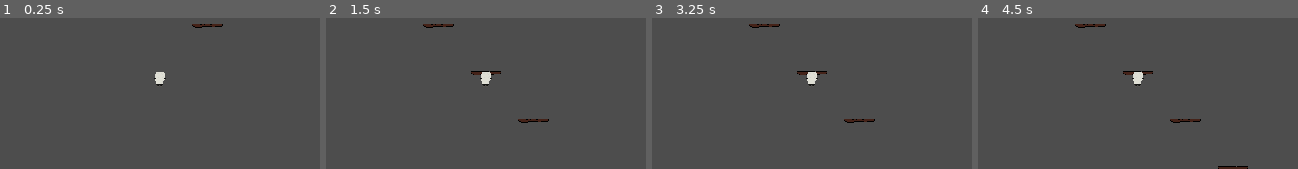
Above: before the commit, frames 1-4 (left to right).
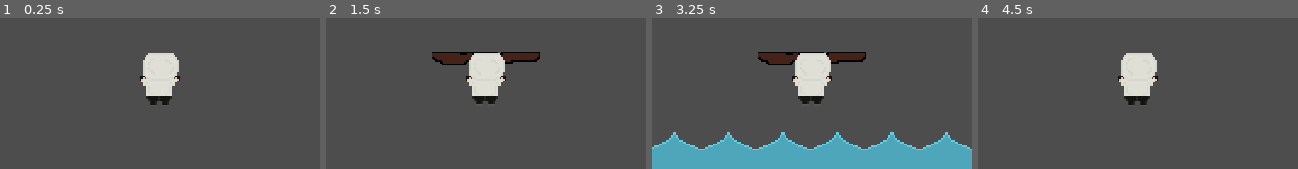
Above: after the commit, the same moments.

Repository: ficho-here/summit
Game: Godot game, scene res://scenes/main.tscn
The game is run twice, just before and just after one commit, with the same random seed, the same clock (stepped at 60 frames per second) and the same inputs.
Inputs (mouse positions are in pixels of both pictures, inside the frame that each line leads up to):
- Up to frame 1 (0.25 s): no input
- Up to frame 2 (1.5 s): tap Enter at 0.5, 0.6 s; move the mouse to (556, 69) at 0.52 s; hold D (right) 0.53-1.28 s; click (556, 69) at 0.67 s; tap Space at 1.25 s; move the mouse to (422, 87) at 1.27 s; hold A (left) from 1.28 s (still down); tap F at 1.35 s
- Up to frame 3 (3.25 s): tap Enter at 2, 2.1 s; move the mouse to (844, 39) at 2.02 s; release A (left) at 2.03 s; hold D (right) from 2.03 s (still down); tap Space at 2.75 s; move the mouse to (796, 114) at 2.77 s; tap F at 2.85 s; click (796, 114) at 2.92 s
- Up to frame 4 (4.5 s): move the mouse to (1234, 105) at 3.52 s; release D (right) at 3.53 s; hold A (left) from 3.53 s (still down); tap Enter at 3.6, 4.25 s; move the mouse to (1042, 52) at 4.27 s; tap F at 4.35 s

The runs differ from the first frame. In frame 1, 3.2% of the frame differs, in the area x 43-70%, y 3-58%; in frame 2, 5.2%; in frame 3, 23%, in the area x 0-100%, y 3-100%; in frame 4, 3.6%.

Commit message:
Added water rising + kill on touch + start when first jump

Diff:
--- a/scenes/main.tscn
+++ b/scenes/main.tscn
@@ -1,11 +1,15 @@
-[gd_scene load_steps=4 format=3 uid="uid://dk8ui4i4icyj3"]
+[gd_scene load_steps=5 format=3 uid="uid://dk8ui4i4icyj3"]
 
 [ext_resource type="PackedScene" uid="uid://dqedyeuhvvkrp" path="res://scenes/player.tscn" id="1_o5qli"]
 [ext_resource type="Script" uid="uid://dmnkmv51yrdma" path="res://scripts/main.gd" id="1_sugp2"]
+[ext_resource type="PackedScene" uid="uid://chb2x0bwly64h" path="res://scenes/water.tscn" id="2_jyhfs"]
 [ext_resource type="PackedScene" uid="uid://dd2k7nfu0eul2" path="res://scenes/ledge.tscn" id="3_sugp2"]
 
 [node name="Main" type="Node2D"]
 script = ExtResource("1_sugp2")
+
+[node name="Water" parent="." instance=ExtResource("2_jyhfs")]
+position = Vector2(0, 300)
 
 [node name="map1" type="Node2D" parent="."]
 
@@ -15,4 +19,4 @@
 [node name="player" parent="." instance=ExtResource("1_o5qli")]
 
 [node name="Camera2D" type="Camera2D" parent="player"]
-zoom = Vector2(0.475, 0.475)
+zoom = Vector2(1.7, 1.7)
--- /dev/null
+++ b/scenes/water.tscn
@@ -0,0 +1,36 @@
+[gd_scene load_steps=4 format=3 uid="uid://chb2x0bwly64h"]
+
+[ext_resource type="Texture2D" uid="uid://df4e83cd1j6ss" path="res://sprites/Water.png" id="1_bdk6y"]
+[ext_resource type="Script" uid="uid://qxukpglbssa1" path="res://scripts/water.gd" id="1_s3811"]
+
+[sub_resource type="RectangleShape2D" id="RectangleShape2D_s3811"]
+size = Vector2(1351, 3)
+
+[node name="Water" type="Area2D"]
+script = ExtResource("1_s3811")
+
+[node name="Sprite2D" type="Sprite2D" parent="."]
+texture = ExtResource("1_bdk6y")
+
+[node name="CollisionShape2D" type="CollisionShape2D" parent="."]
+position = Vector2(0.5, -135.5)
+shape = SubResource("RectangleShape2D_s3811")
+
+[node name="Sprite2D2" type="Sprite2D" parent="."]
+position = Vector2(450.00003, 0)
+scale = Vector2(1.0044445, 1)
+texture = ExtResource("1_bdk6y")
+
+[node name="Sprite2D3" type="Sprite2D" parent="."]
+position = Vector2(-450, 0)
+texture = ExtResource("1_bdk6y")
+
+[node name="Sprite2D4" type="Sprite2D" parent="."]
+position = Vector2(-899, 0)
+texture = ExtResource("1_bdk6y")
+
+[node name="Sprite2D5" type="Sprite2D" parent="."]
+position = Vector2(901, 0)
+texture = ExtResource("1_bdk6y")
+
+[connection signal="body_entered" from="." to="." method="_on_body_entered"]
--- a/scripts/main.gd
+++ b/scripts/main.gd
@@ -3,6 +3,8 @@
 
 @onready var ledge = $map1/Area2D
 @onready var map1 = $map1
+@onready var water = $Water
+@onready var player = $player
 var ledge_direction: Array[String] = ["R", "L"]
 
 func _ready() -> void:
@@ -14,6 +16,9 @@
 
 	print(ledge_direction)
 
+func _process(delta: float) -> void:
+	if player.get_first_jump() == true:
+		water.position.y -= 2
 
 func create_ledge(xp: float, yp: float, count: int):
 
--- a/scripts/player.gd
+++ b/scripts/player.gd
@@ -4,6 +4,7 @@
 @export var speed = 1000
 @export var can_jump = true
 var is_hanging = true
+var first_jump = false
 var current_ledge: Area2D = null
 var jump_count = 0
 @onready var main_node = get_parent()
@@ -15,6 +16,7 @@
 
 
 	if Input.is_action_just_pressed("right") and main_node.ledge_direction[jump_count] == "R":
+		first_jump = true
 		jump_count += 1
 		velocity.y = -speed
 		velocity.x = speed
@@ -48,3 +50,6 @@
 	is_hanging = true
 	global_position = ledge.global_position
 	velocity = Vector2.ZERO
+
+func get_first_jump():
+	return first_jump
--- /dev/null
+++ b/scripts/water.gd
@@ -0,0 +1,18 @@
+extends Area2D
+
+
+# Called when the node enters the scene tree for the first time.
+func _ready() -> void:
+	pass # Replace with function body.
+
+
+# Called every frame. 'delta' is the elapsed time since the previous frame.
+func _process(delta: float) -> void:
+	pass
+
+
+
+func _on_body_entered(body: Node2D) -> void:
+	if body.name == "player":
+		print("Player entered the water")
+		get_tree().reload_current_scene()
Not shown, added: scripts/water.gd.uid
Binary file added: sprites/Water.png
Not shown, added: sprites/Water.png.import
